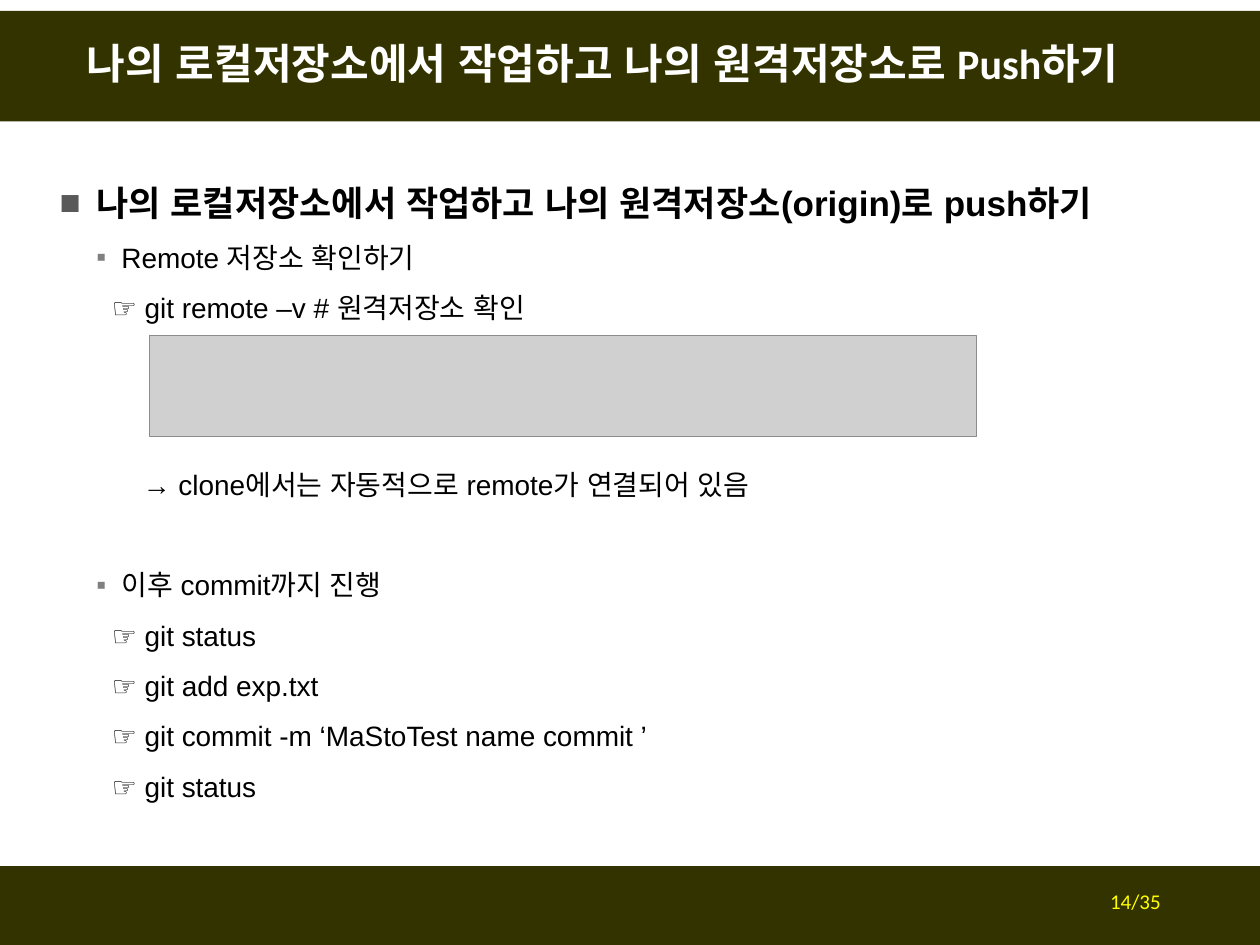
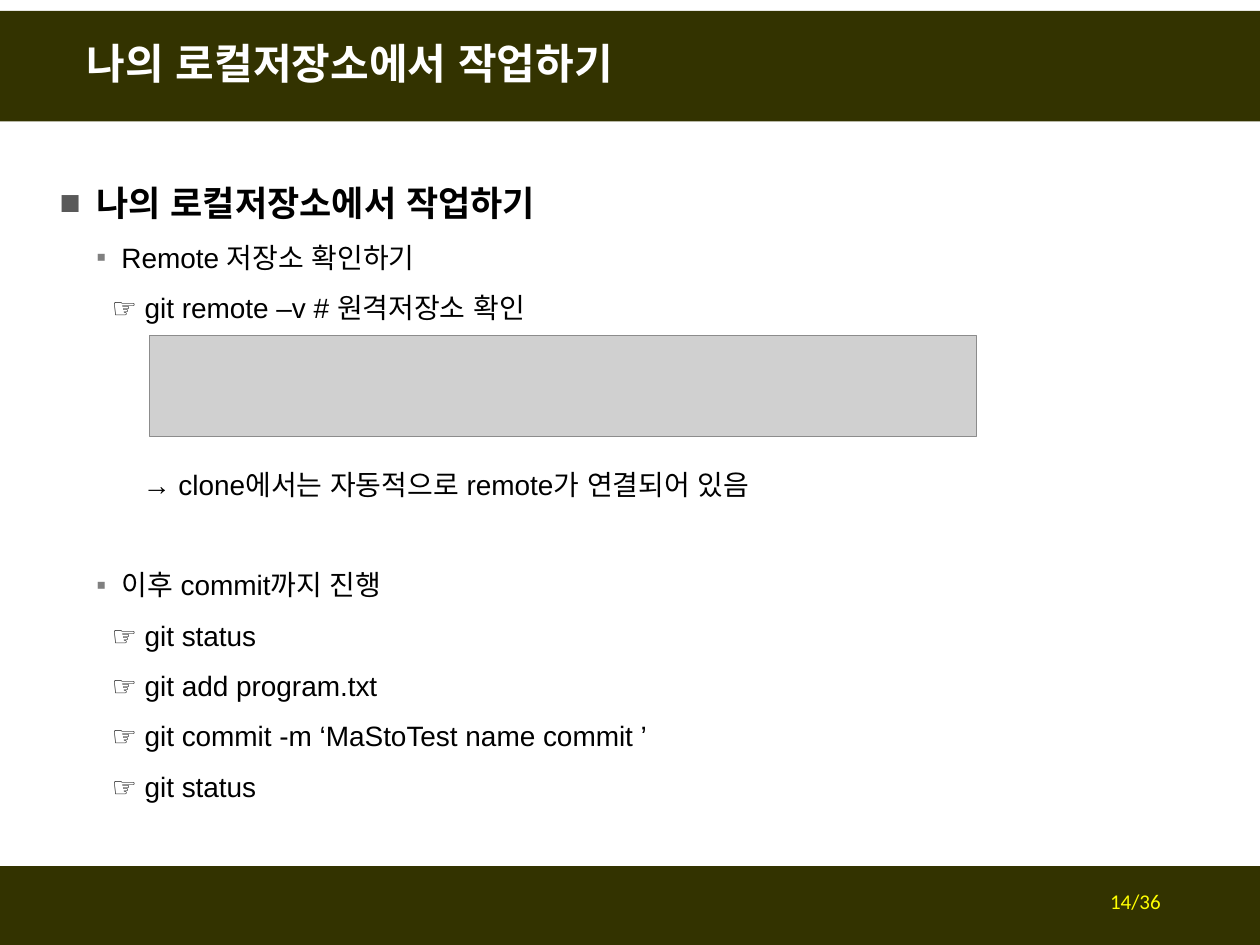
Before and after one commit to fasthill/github-lecture, a slide deck: slide 14 of git및github첫걸음3-forkclonePR.pptx. Drawn at 1260x945 pixels with LibreOffice and Linux fonts; fonts in the diff are those of the drawing; grey boxes stand for pictures. Boxes give left, top, right and bottom in pixels: in the first picture for what was removed or moved away, otherwise in the second. Text is boxed around its words. In the diff, an @@ line names an element or a change of style, - is before the commit and + after.

```diff
--- a/git및github첫걸음3-forkclonePR.pptx
+++ b/git및github첫걸음3-forkclonePR.pptx
@@ title at (87, 43, 613, 83): text changed @@
-나의 로컬저장소에서 작업하고 나의 원격저장소로 Push하기
+나의 로컬저장소에서 작업하기
@@ text at (96, 186, 535, 219): text changed @@
-■ 나의 로컬저장소에서 작업하고 나의 원격저장소(origin)로 push하기
+■ 나의 로컬저장소에서 작업하기
@@ text at (145, 675, 377, 701): text changed @@
-  ☞ git add exp.txt
+  ☞ git add program.txt
@@ page number at (1110, 894, 1161, 910): text changed @@
-14/35
+14/36
```
Also in this commit, not shown: 6 other slides changed, 1 slide added.
